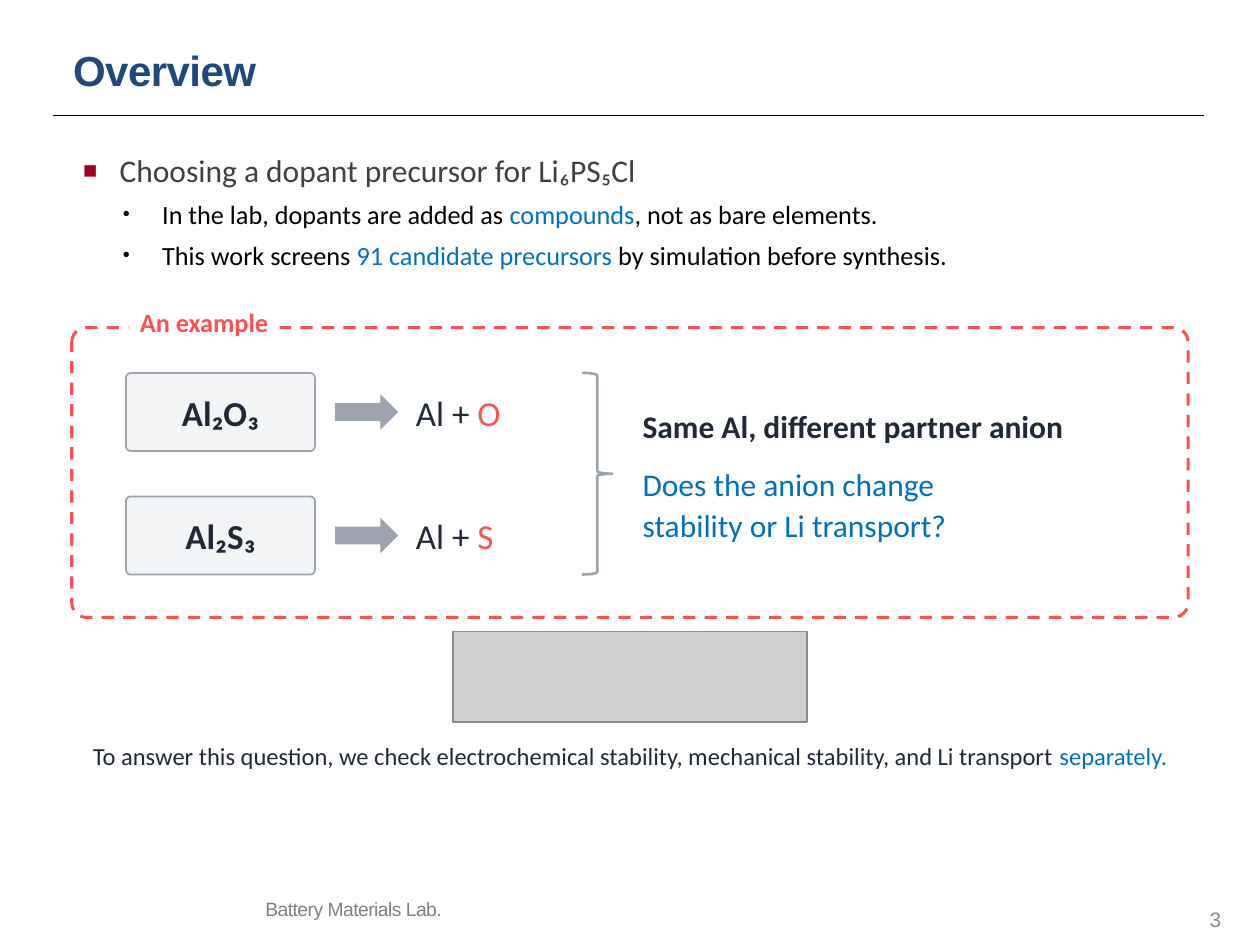
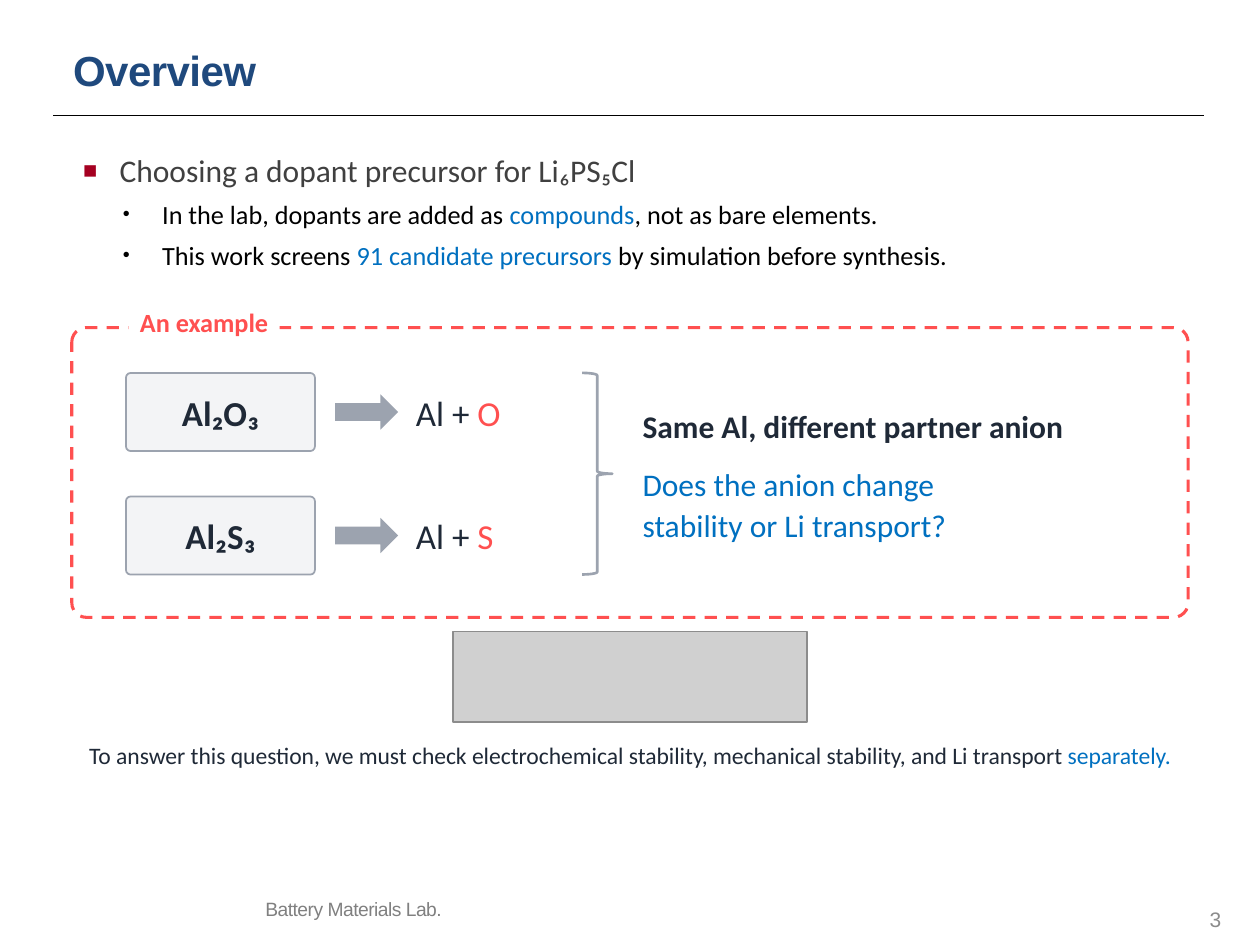
Before and after one commit to yonghoon7153-source/Yonghoon-DEM-DFT, a slide deck: slide 3 of kb/seminars/Research_Seminar_2026_10_13_cascade_progress_lean.pptx. Drawn at 1260x945 pixels with LibreOffice and Linux fonts; fonts in the diff are those of the drawing; grey boxes stand for pictures; background and template pictures are left out. Boxes give left, top, right and bottom in pixels: in the first picture for what was removed or moved away, otherwise in the second. Text is boxed around its words. In the diff, an @@ line names an element or a change of style, - is before the commit and + after.

```diff
--- a/kb/seminars/Research_Seminar_2026_10_13_cascade_progress_lean.pptx
+++ b/kb/seminars/Research_Seminar_2026_10_13_cascade_progress_lean.pptx
@@ text at (89,747,1171,768): text changed; size 14 to 13.5 pt @@
-To answer this question, we check electrochemical stability, mechanical stability, and Li transport separately.
+To answer this question, we must check electrochemical stability, mechanical stability, and Li transport separately.
```
Also in this commit, not shown: 5 other files.
